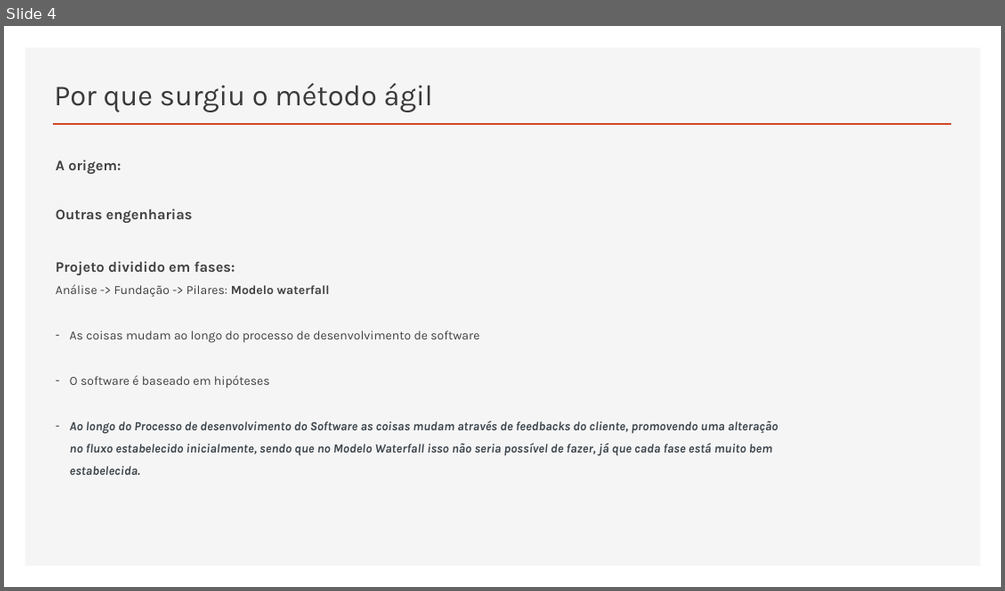
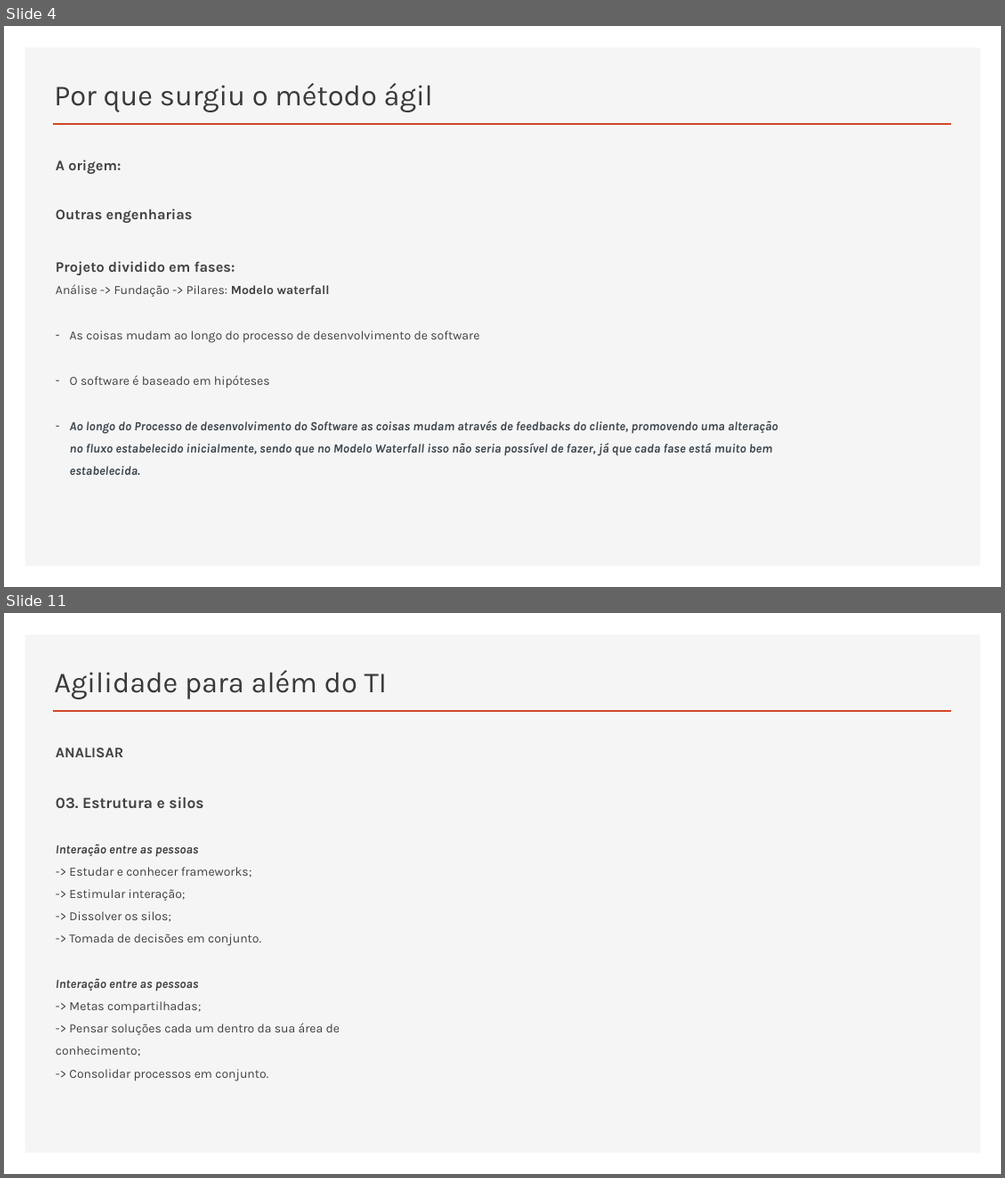
Before and after one commit to RaizaCirne/app-flex, a slide deck: Trilhas/[Business Agility T5 - ONE]/01..Agilidade-promovendo_a_transformacao_agil.pptx. Shown one above the other, each under a label of ours: slide 4 before the commit, slides 4 and 11 after it; the slides between them are not shown. The pictures are 1005x591 and 1005x1178 pixels, drawn with LibreOffice and Linux fonts; fonts in the diff are those of the drawing. Boxes give left, top, right and bottom in pixels: in the first picture for what was removed or moved away, otherwise in the second. Text is boxed around its words. In the diff, an @@ line names an element or a change of style, - is before the commit and + after.

```diff
--- a/Trilhas/[Business Agility T5 - ONE]/01..Agilidade-promovendo_a_transformacao_agil.pptx
+++ b/Trilhas/[Business Agility T5 - ONE]/01..Agilidade-promovendo_a_transformacao_agil.pptx
@@ slide 11 added at (x1=4, y1=613, x2=1001, y2=1174), background #FFFFFF; not listed: 2 template elements that a slide beside it also shows @@
@@ title added at (x1=54, y1=670, x2=387, y2=699), 28 pt, text #3B3838 @@
+Agilidade para além do TI
@@ text added at (x1=56, y1=747, x2=340, y2=1081), 12 pt, text #404040 @@
+ANALISAR
+03. Estrutura e silos
+Interação entre as pessoas
+-> Estudar e conhecer frameworks;
+-> Estimular interação;
+-> Dissolver os silos;
+-> Tomada de decisões em conjunto.
+Interação entre as pessoas
+-> Metas compartilhadas;
+-> Pensar soluções cada um dentro da sua área de conhecimento;
+-> Consolidar processos em conjunto.
```
Also in this commit, not shown: 8 other slides added.
